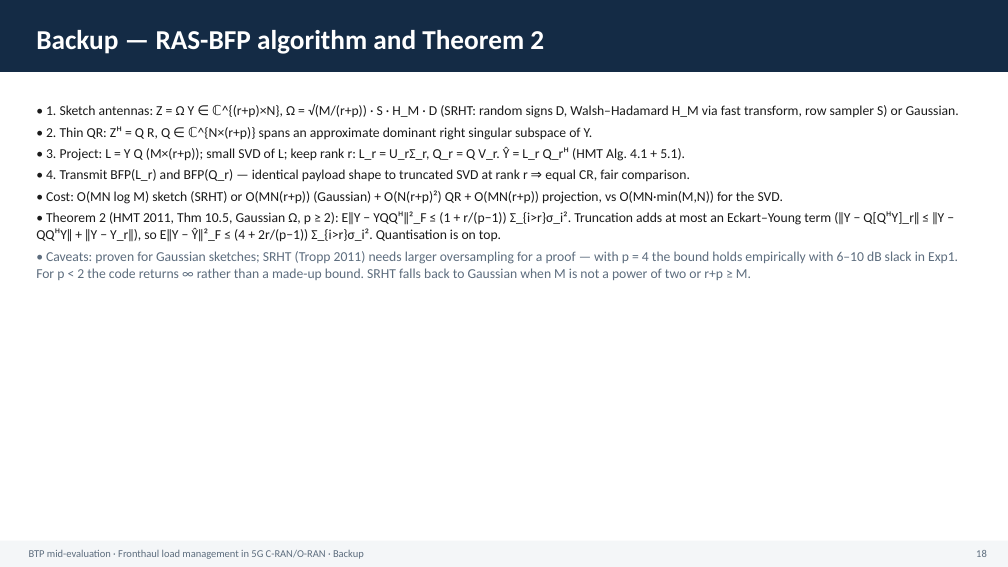
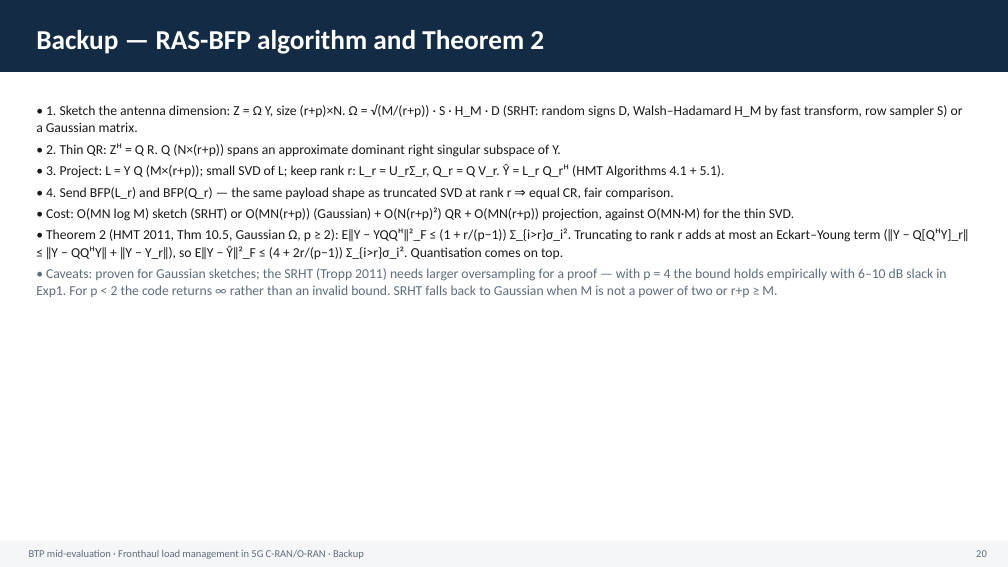
Before and after one commit to Harshvardhan-To1/BTP, a slide deck: slide 20 of docs/mid_evaluation.pptx (slide 18 before the commit). Drawn at 1008x567 pixels with LibreOffice and Linux fonts; fonts in the diff are those of the drawing. Boxes give left, top, right and bottom in pixels: in the first picture for what was removed or moved away, otherwise in the second. Text is boxed around its words. In the diff, an @@ line names an element or a change of style, - is before the commit and + after.

```diff
--- a/docs/mid_evaluation.pptx
+++ b/docs/mid_evaluation.pptx
@@ text at (x1=36, y1=104, x2=969, y2=297): text changed @@
-• 1. Sketch antennas: Z = Ω Y ∈ ℂ^{(r+p)×N}, Ω = √(M/(r+p)) · S · H_M · D (SRHT: random signs D, Walsh–Hadamard H_M via fast transform, row sampler S) or Gaussian.
-• 2. Thin QR: Zᴴ = Q R, Q ∈ ℂ^{N×(r+p)} spans an approximate dominant right singular subspace of Y.
-• 3. Project: L = Y Q (M×(r+p)); small SVD of L; keep rank r: L_r = U_rΣ_r, Q_r = Q V_r. Ŷ = L_r Q_rᴴ (HMT Alg. 4.1 + 5.1).
-• 4. Transmit BFP(L_r) and BFP(Q_r) — identical payload shape to truncated SVD at rank r ⇒ equal CR, fair comparison.
-• Cost: O(MN log M) sketch (SRHT) or O(MN(r+p)) (Gaussian) + O(N(r+p)²) QR + O(MN(r+p)) projection, vs O(MN·min(M,N)) for the SVD.
-• Theorem 2 (HMT 2011, Thm 10.5, Gaussian Ω, p ≥ 2): E‖Y − YQQᴴ‖²_F ≤ (1 + r/(p−1)) Σ_{i>r}σ_i². Truncation adds at most an Eckart–Young term (‖Y − Q[QᴴY]_r‖ ≤ ‖Y − QQᴴY‖ + ‖Y − Y_r‖), so E‖Y − Ŷ‖²_F ≤ (4 + 2r/(p−1)) Σ_{i>r}σ_i². Quantisation is on top.
-• Caveats: proven for Gaussian sketches; SRHT (Tropp 2011) needs larger oversampling for a proof — with p = 4 the bound holds empirically with 6–10 dB slack in Exp1. For p < 2 the code returns ∞ rather than a made-up bound. SRHT falls back to Gaussian when M is not a power of two or r+p ≥ M.
+• 1. Sketch the antenna dimension: Z = Ω Y, size (r+p)×N. Ω = √(M/(r+p)) · S · H_M · D (SRHT: random signs D, Walsh–Hadamard H_M by fast transform, row sampler S) or a Gaussian matrix.
+• 2. Thin QR: Zᴴ = Q R. Q (N×(r+p)) spans an approximate dominant right singular subspace of Y.
+• 3. Project: L = Y Q (M×(r+p)); small SVD of L; keep rank r: L_r = U_rΣ_r, Q_r = Q V_r. Ŷ = L_r Q_rᴴ (HMT Algorithms 4.1 + 5.1).
+• 4. Send BFP(L_r) and BFP(Q_r) — the same payload shape as truncated SVD at rank r ⇒ equal CR, fair comparison.
+• Cost: O(MN log M) sketch (SRHT) or O(MN(r+p)) (Gaussian) + O(N(r+p)²) QR + O(MN(r+p)) projection, against O(MN·M) for the thin SVD.
+• Theorem 2 (HMT 2011, Thm 10.5, Gaussian Ω, p ≥ 2): E‖Y − YQQᴴ‖²_F ≤ (1 + r/(p−1)) Σ_{i>r}σ_i². Truncating to rank r adds at most an Eckart–Young term (‖Y − Q[QᴴY]_r‖ ≤ ‖Y − QQᴴY‖ + ‖Y − Y_r‖), so E‖Y − Ŷ‖²_F ≤ (4 + 2r/(p−1)) Σ_{i>r}σ_i². Quantisation comes on top.
+• Caveats: proven for Gaussian sketches; the SRHT (Tropp 2011) needs larger oversampling for a proof — with p = 4 the bound holds empirically with 6–10 dB slack in Exp1. For p < 2 the code returns ∞ rather than an invalid bound. SRHT falls back to Gaussian when M is not a power of two or r+p ≥ M.
@@ text at (x1=976, y1=550, x2=987, y2=557): text changed @@
-18
+20
```
Also in this commit, not shown: 19 other slides changed, 2 slides added, 6 other files.
